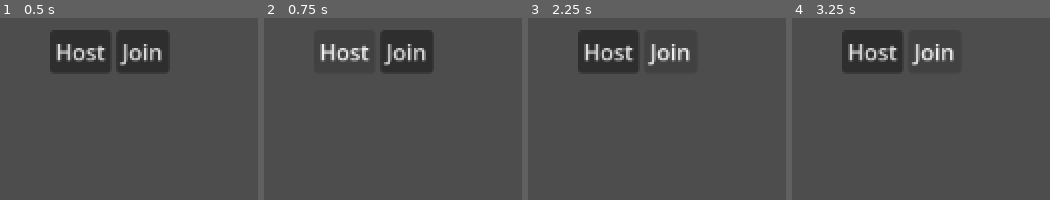
Above: before the commit, frames 1-4 (left to right).
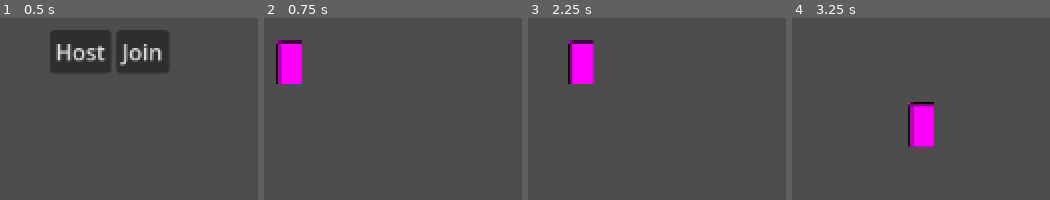
Above: after the commit, the same moments.

Repository: mpowell773/Godot_Multiplayer_Tut
Game: Godot game, scene res://ui/main_menu/main_menu.tscn
Two runs of this game, one before a commit and one after it. Both use one fixed random seed, a clock stepped at 60 frames per second and the inputs below.
Inputs (mouse positions are in pixels of both pictures, inside the frame that each line leads up to):
- Up to frame 1 (0.5 s): no input
- Up to frame 2 (0.75 s): click "Host" at 0.5 s
- Up to frame 3 (2.25 s): click (669, 50) at 1.25 s, where only the run before the commit has a clickable "Join"; hold D (move_right) from 2.03 s (still down)
- Up to frame 4 (3.25 s): release D (move_right) at 2.78 s; hold S (move_down) from 2.78 s (still down)

Frame 1 is identical in both runs. In frame 2, 7.6% of the frame differs, in the area x 4-66%, y 6-37%; in frame 3, 7.1%; in frame 4, 8.1%, in the area x 19-63%, y 6-72%.

Commit message:
synchronize server and client with rpc call

Diff:
--- a/entities/player/player.gd
+++ b/entities/player/player.gd
@@ -1,7 +1,7 @@
 extends CharacterBody2D
 
 
-func _process(delta: float) -> void:
+func _process(_delta: float) -> void:
 	var movement_vector := Input.get_vector("move_left", "move_right", "move_up", "move_down")
 	velocity = movement_vector * 100
 	move_and_slide()
--- a/main.gd
+++ b/main.gd
@@ -1,5 +1,11 @@
 extends Node
 
+const SERVER_ID: int = 1
 
 func _ready() -> void:
-	print("Hello World")
+	peer_ready.rpc_id(SERVER_ID)
+
+
+@rpc("any_peer", "call_local", "reliable")
+func peer_ready() -> void:
+	print("peer %s ready" % multiplayer.get_remote_sender_id() )
--- a/ui/main_menu/main_menu.gd
+++ b/ui/main_menu/main_menu.gd
@@ -1,6 +1,8 @@
 extends Control
 
 const PORT: int = 3000
+
+var main_scene: PackedScene = preload("uid://cxgeu56nx8jw0")
 
 @onready var host_button: Button = $HBoxContainer/HostButton
 @onready var join_button: Button = $HBoxContainer/JoinButton
@@ -9,7 +11,7 @@
 func _ready() -> void:
 	host_button.pressed.connect(_on_host_pressed)
 	join_button.pressed.connect(_on_join_pressed)
-	multiplayer.peer_connected.connect(_on_peer_connected)
+	multiplayer.connected_to_server.connect(_on_connected_to_server)
 
 
 #region Signals
@@ -17,6 +19,7 @@
 	var server_peer := ENetMultiplayerPeer.new()
 	server_peer.create_server(PORT)
 	multiplayer.multiplayer_peer = server_peer
+	get_tree().change_scene_to_packed(main_scene)
 
 
 func _on_join_pressed() -> void:
@@ -25,7 +28,8 @@
 	multiplayer.multiplayer_peer = client_peer
 
 
-func _on_peer_connected(id: int) -> void:
-	print("my peer id: %s" % multiplayer.get_unique_id())
-	print("peer connected %s" % id)
+func _on_connected_to_server() -> void:
+	get_tree().change_scene_to_packed(main_scene)
+
+
 #endregion
